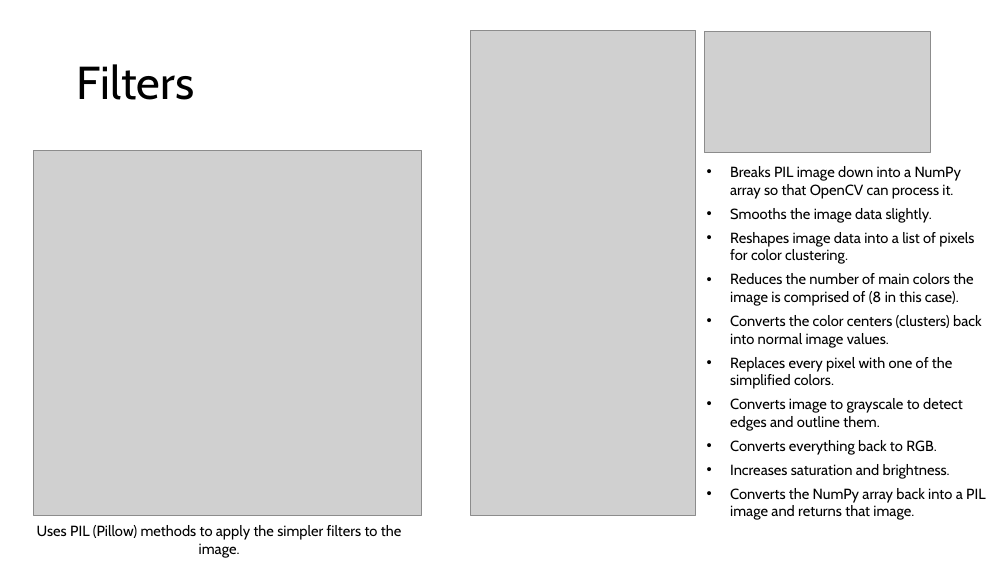
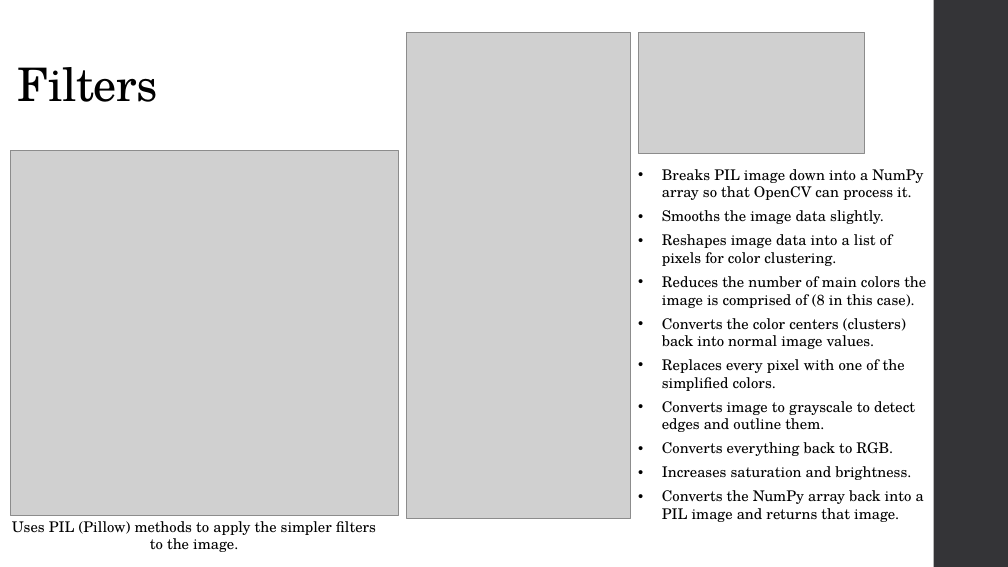
Before and after one commit to ShaneMilner/SemesterProject, a slide deck: slide 3 of presentation.pptx. Drawn at 1008x567 pixels with LibreOffice and Linux fonts; fonts in the diff are those of the drawing; grey boxes stand for pictures. Boxes give left, top, right and bottom in pixels: in the first picture for what was removed or moved away, otherwise in the second. Text is boxed around its words. In the diff, an @@ line names an element or a change of style, - is before the commit and + after.

```diff
--- a/presentation.pptx
+++ b/presentation.pptx
@@ title "Filters": place and size @@
-title "Filters" at box(77, 64, 194, 100)
+title "Filters" at box(18, 67, 158, 102)
@@ title "Filters" at box(18, 67, 158, 102): font Cabin to TeX Gyre Schola, letter spacing 0 to -0.5 pt; vertical alignment middle to bottom @@
@@ rectangle added at box(934, 0, 1008, 567), fill #353537 @@
@@ picture: place and size @@
-picture at box(471, 30, 696, 516)
+picture at box(406, 33, 631, 518)
@@ picture: place and size @@
-picture at box(704, 32, 930, 153)
+picture at box(639, 33, 865, 154)
@@ picture: place and size @@
-picture at box(34, 150, 422, 516)
+picture at box(11, 150, 399, 516)
@@ text "Breaks PIL image down into ..." at box(662, 169, 926, 522): font Cabin to TeX Gyre Schola @@
@@ text "Breaks PIL image down into ...": place and size @@
-text "Breaks PIL image down into ..." at box(730, 166, 986, 520)
+text "Breaks PIL image down into ..." at box(662, 169, 926, 522)
@@ text "Uses PIL (Pillow) methods to ...": place and size @@
-text "Uses PIL (Pillow) methods to ..." at box(37, 525, 401, 558)
+text "Uses PIL (Pillow) methods to ..." at box(12, 521, 376, 552)
@@ text "Uses PIL (Pillow) methods to ..." at box(12, 521, 376, 552): font Cabin to TeX Gyre Schola @@
```
Also in this commit, not shown: 4 other slides changed.
